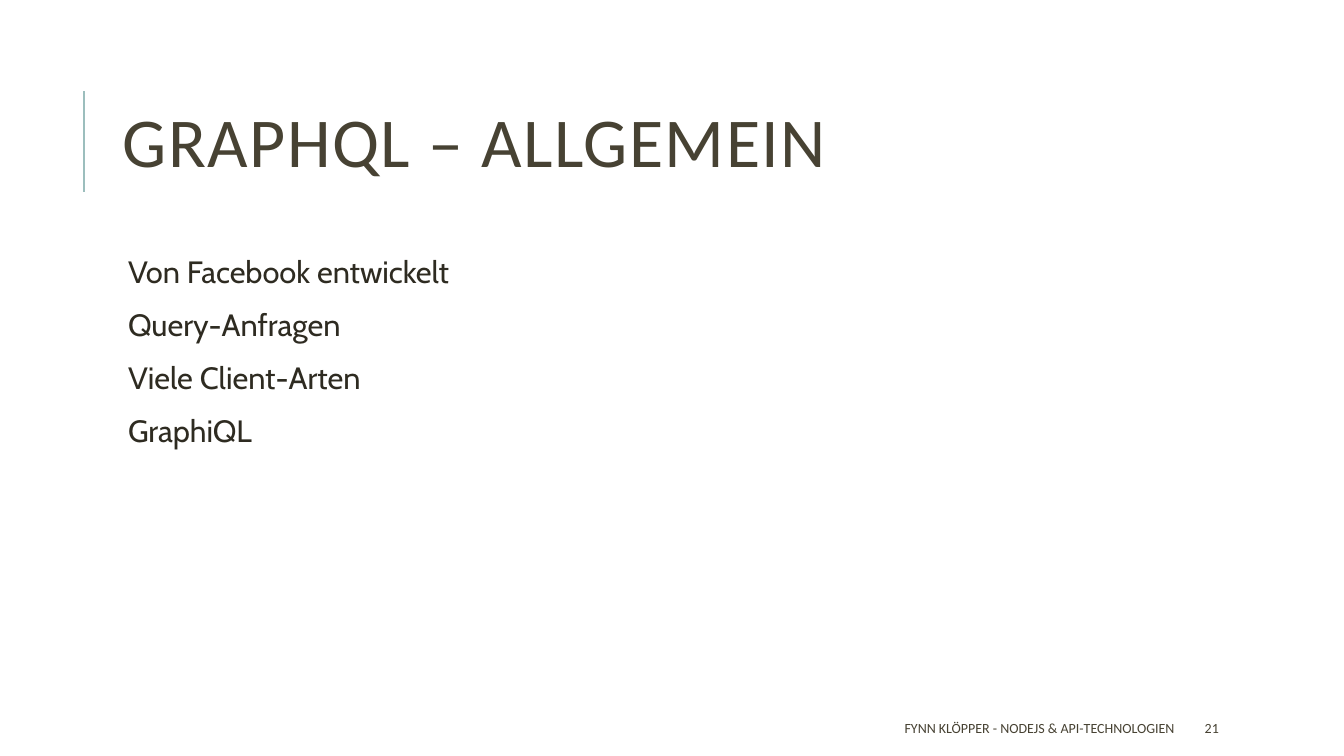
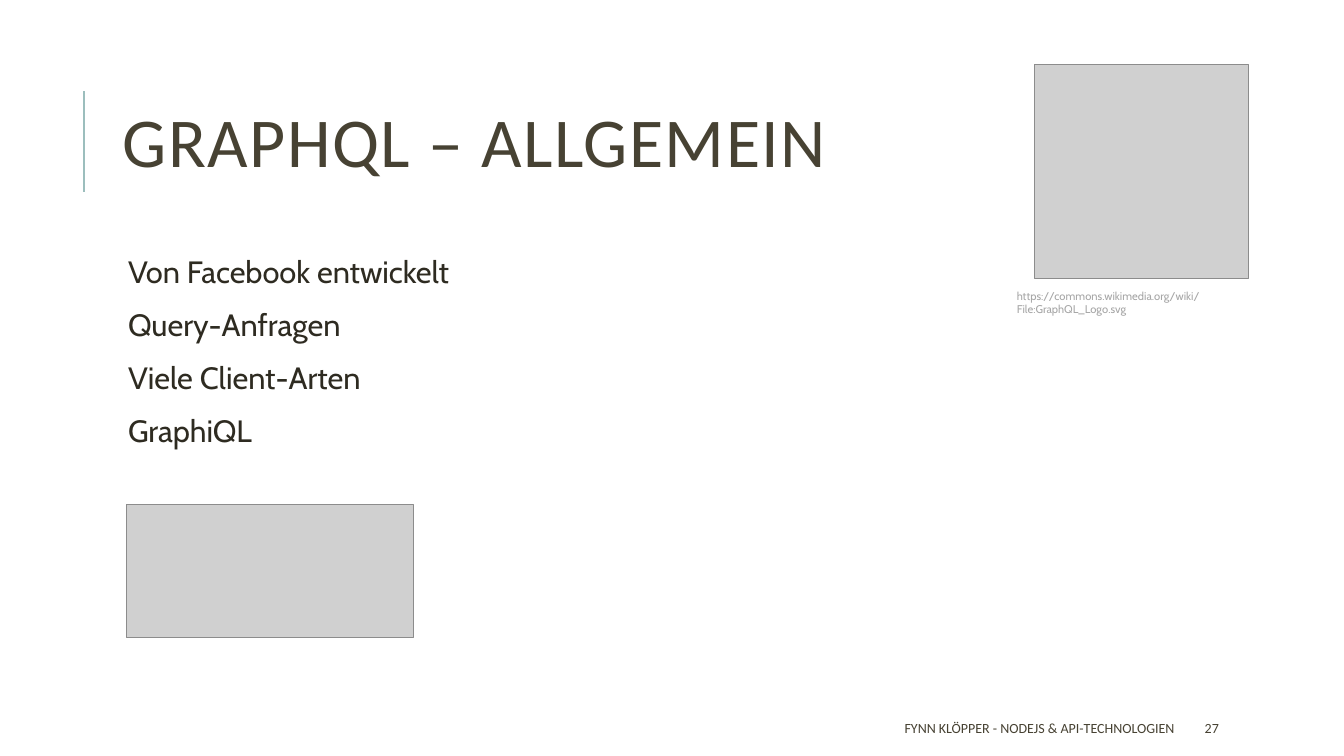
Before and after one commit to fkloepper/presentation, a slide deck: slide 27 of Fullstack Development/Backend/Backend.pptx (slide 21 before the commit). Drawn at 1344x756 pixels with LibreOffice and Linux fonts; fonts in the diff are those of the drawing; grey boxes stand for pictures. Boxes give left, top, right and bottom in pixels: in the first picture for what was removed or moved away, otherwise in the second. Text is boxed around its words. In the diff, an @@ line names an element or a change of style, - is before the commit and + after.

```diff
--- a/Fullstack Development/Backend/Backend.pptx
+++ b/Fullstack Development/Backend/Backend.pptx
@@ picture added at <box>1035,65,1249,278</box> @@
@@ text added at <box>1017,292,1200,316</box>, 8 pt, text #A6A6A6 @@
+https://commons.wikimedia.org/wiki/File:GraphQL_Logo.svg
@@ picture added at <box>126,504,412,637</box> @@
@@ page number at <box>1205,724,1219,733</box>: text changed @@
-21
+27
```
Also in this commit, not shown: 11 other slides changed, 7 slides added, 1 slide removed, 1 other file.
